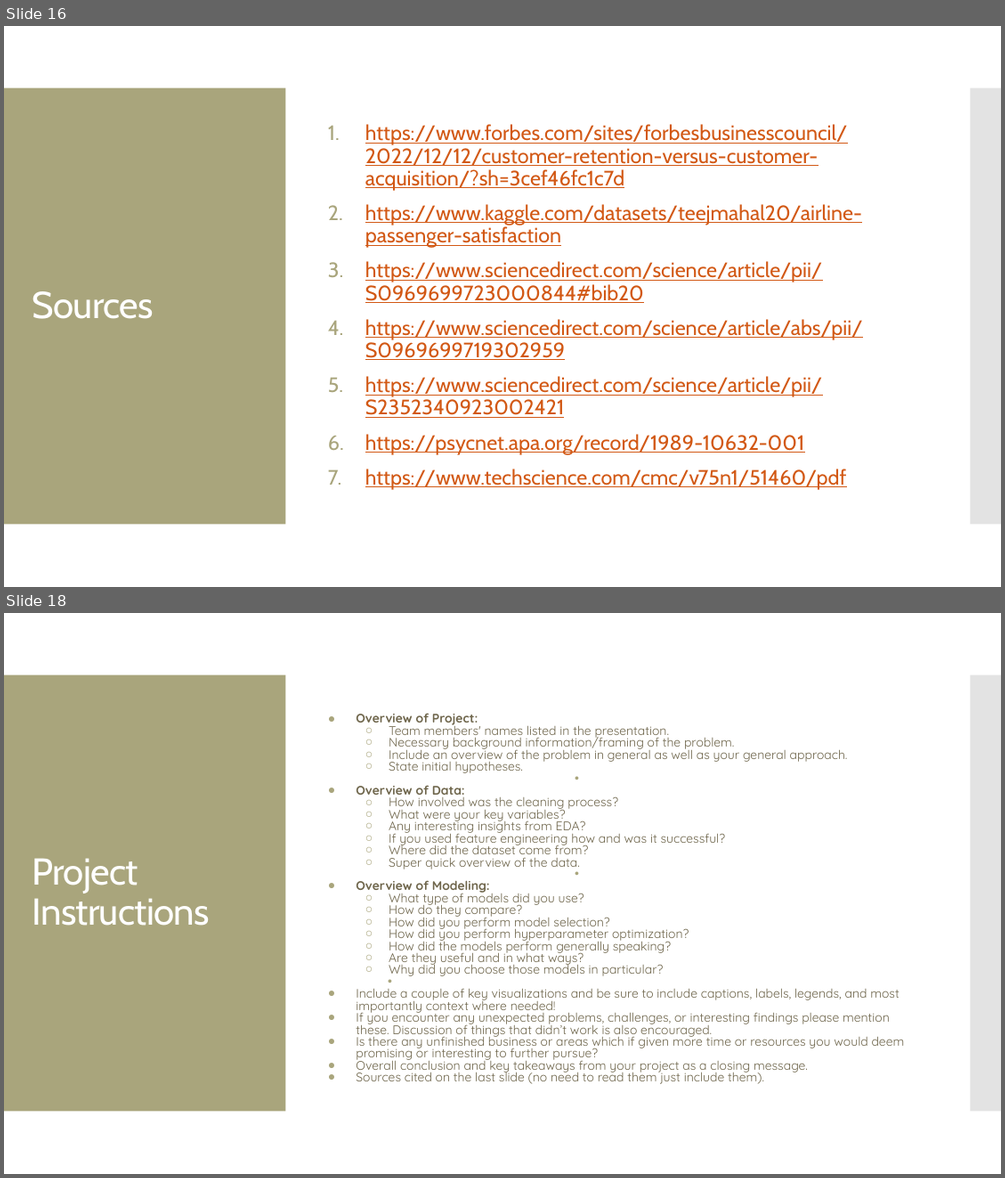
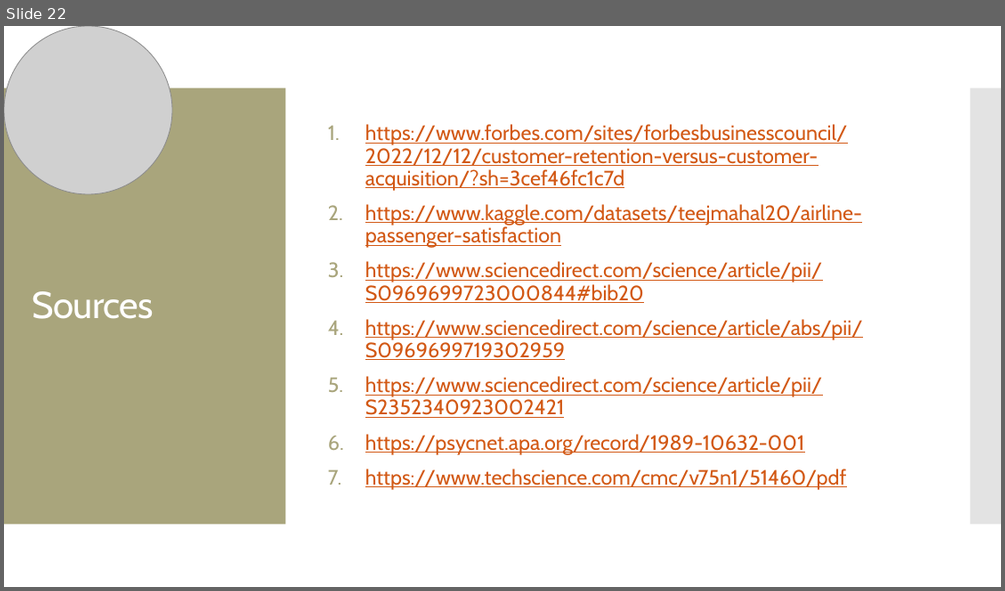
Before and after one commit to MGT-6203-Summer-2023-Edx/Team-6, a slide deck: Final Presentation Slides/Team_6_Final_Slides.pptx. Shown one above the other, each under a label of ours: slides 16 and 18 before the commit, slide 22 after it; the slides between them are not shown. The pictures are 1005x1178 and 1005x591 pixels, drawn with LibreOffice and Linux fonts; fonts in the diff are those of the drawing; grey boxes stand for pictures. Boxes give left, top, right and bottom in pixels: in the first picture for what was removed or moved away, otherwise in the second. Text is boxed around its words. In the diff, an @@ line names an element or a change of style, - is before the commit and + after.

```diff
--- a/Final Presentation Slides/Team_6_Final_Slides.pptx
+++ b/Final Presentation Slides/Team_6_Final_Slides.pptx
@@ slide 18 removed at [4,613,1001,1174], background #FFFFFF; not listed: 2 template elements that a slide beside it also shows @@
@@ text removed at [356,713,905,1084] @@
-● Overview of Project:
-  ○ Team members' names listed in the presentation.
-  ○ Necessary background information/framing of the problem.
-  ○ Include an overview of the problem in general as well as your general approach.
-  ○ State initial hypotheses.
-● Overview of Data:
-  ○ How involved was the cleaning process?
-  ○ What were your key variables?
-  ○ Any interesting insights from EDA?
-  ○ If you used feature engineering how and was it successful?
-  ○ Where did the dataset come from?
-  ○ Super quick overview of the data.
-● Overview of Modeling:
-  ○ What type of models did you use?
-  ○ How do they compare?
-  ○ How did you perform model selection?
-  ○ How did you perform hyperparameter optimization?
-  ○ How did the models perform generally speaking?
-  ○ Are they useful and in what ways?
-  ○ Why did you choose those models in particular?
-● Include a couple of key visualizations and be sure to include captions, labels, legends, and most importantly context where needed!
-● If you encounter any unexpected problems, challenges, or interesting findings please mention these. Discussion of things that didn’t work is also encouraged.
-● Is there any unfinished business or areas which if given more time or resources you would deem promising or interesting to further pursue?
-● Overall conclusion and key takeaways from your project as a closing message.
-● Sources cited on the last slide (no need to read them just include them).
@@ title removed at [32,858,210,925] @@
-Project Instructions
@@ what was slide 16 is now slide 22 @@
@@ slide 22 changed as well @@
@@ picture added at [4,26,172,194] @@
```
Also in this commit, not shown: 14 other slides changed, 7 slides added, 2 other slides removed.
